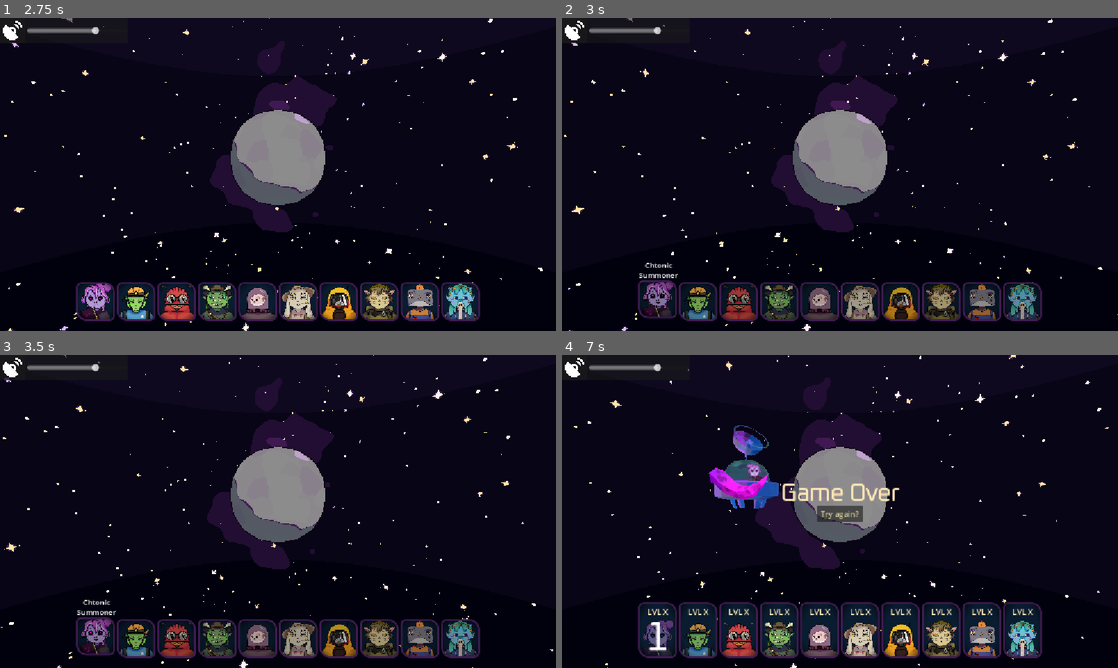
Above: before the commit, frames 1-4 (two rows, left to right).
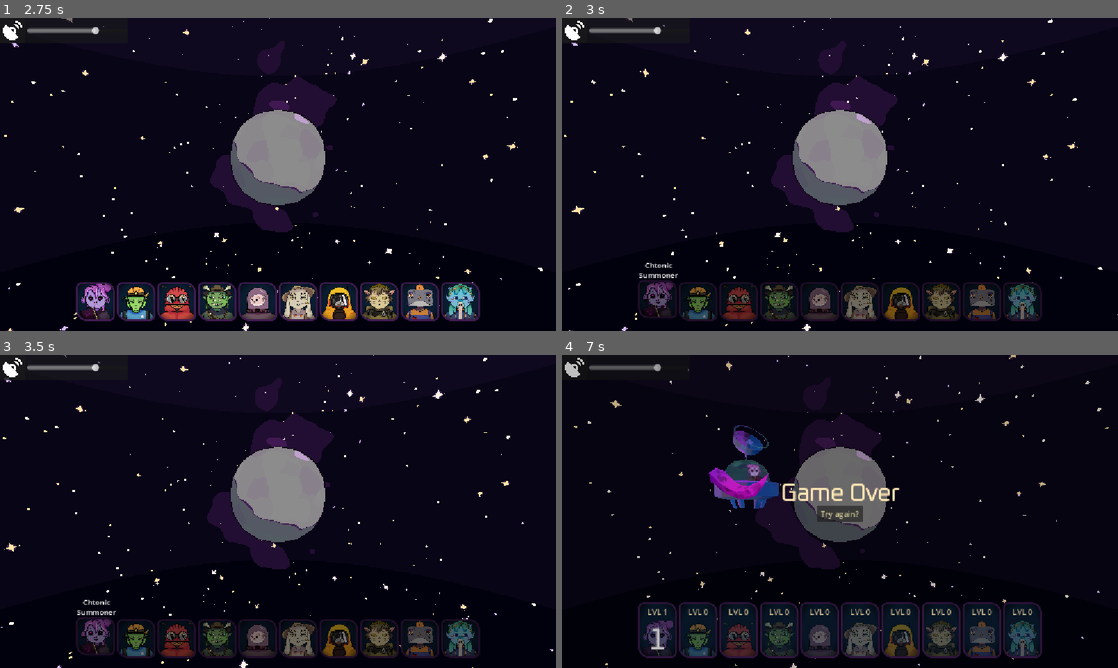
Above: after the commit, the same moments.

Repository: thepunkoff/alienshift
Game: Godot game, scene res://scenes/game.tscn
Same seed, same stepped clock (60 frames per second), same inputs: the game is played once before the commit and once after it.
Inputs (mouse positions are in pixels of both pictures, inside the frame that each line leads up to):
- Up to frame 1 (2.75 s): click "Try again?" at 0.5 s; click "Try again?" at 1.25 s; click "Try again?" at 2 s
- Up to frame 2 (3 s): click "1" at 2.75 s
- Up to frame 3 (3.5 s): no input
- Up to frame 4 (7 s): tap Enter at 3.5, 3.6, 4.35, 5.1, 5.85, 6.6 s; move the mouse to (962, 495) at 3.52 s; click (962, 495) at 3.67 s; tap Space at 3.77, 4.52, 6.02, 6.77 s; move the mouse to (728, 527) at 4.27 s; click (728, 527) at 4.42 s; move the mouse to (895, 442) at 5.02 s; click (895, 442) at 5.17 s; move the mouse to (812, 574) at 5.77 s; click (812, 574) at 5.92 s; move the mouse to (1006, 558) at 6.52 s; click (1006, 558) at 6.67 s

Frame 1 is identical in both runs. In frame 2, 4.2% of the frame differs, in the area x 13-87%, y 83-97%; in frame 3, 4.2%; in frame 4, 9.4%, in the area x 0-99%, y 0-100%.
Error before the commit: Invalid call. Nonexistent function 'release_chel' in base 'Nil'. (res://scripts/entities/construction.gd:61)

Commit message:
core fixes

Diff:
--- a/scenes/game.tscn
+++ b/scenes/game.tscn
@@ -12,6 +12,7 @@
 [ext_resource type="Shader" uid="uid://bbe0ja2p84h6q" path="res://shaders/space_sky.gdshader" id="7_u5sy4"]
 [ext_resource type="Script" uid="uid://bffg87kkq6ugr" path="res://scripts/entities/construction.gd" id="8_construct"]
 [ext_resource type="PackedScene" uid="uid://cyraid8nhxyk" path="res://scenes/ui/entity_button.tscn" id="9_0tnpc"]
+[ext_resource type="Shader" uid="uid://fynj3lal44tx" path="res://shaders/core.gdshader" id="9_8ool0"]
 [ext_resource type="Script" uid="uid://c5wvomhw3o5o3" path="res://scripts/entities/enrichment.gd" id="9_enrichment"]
 [ext_resource type="PackedScene" uid="uid://bmvlgbs3ir8qv" path="res://scenes/ships/ship_core.tscn" id="9_suyxu"]
 [ext_resource type="Script" uid="uid://dagaulcgtgxei" path="res://scripts/entities/life.gd" id="10_qnb83"]
@@ -78,10 +79,35 @@
 }
 point_count = 4
 
-[sub_resource type="StandardMaterial3D" id="StandardMaterial3D_lbhrr"]
+[sub_resource type="ShaderMaterial" id="ShaderMaterial_m4url"]
+render_priority = 0
+shader = ExtResource("9_8ool0")
+shader_parameter/color_center = Color(1, 0.78, 0.35, 1)
+shader_parameter/color_mid = Color(0.95, 0.42, 0.12, 1)
+shader_parameter/color_rim = Color(0.55, 0.12, 0.08, 1)
+shader_parameter/band_mid = 0.45
+shader_parameter/band_center = 0.8
+shader_parameter/band_softness = 0.01
+shader_parameter/swirl_strength = 0.12
+shader_parameter/swirl_scale = 2.5
+shader_parameter/swirl_speed = 1.947
+shader_parameter/crack_amount = 0.0
+shader_parameter/crack_scale = 3.993
+shader_parameter/crack_width = 0.0050000002375
+shader_parameter/crack_color = Color(0, 0, 0, 1)
+shader_parameter/crack_intensity = 2.0
+shader_parameter/crack_pulse_speed = 2.0
+shader_parameter/crack_pulse_amount = 0.25
+shader_parameter/crack_seed = 0.057
+shader_parameter/crack_edge_width = 0.04
+shader_parameter/crack_edge_color = Color(0.12, 0.03, 0.03, 1)
+shader_parameter/brightness = 1.5000000712500001
+shader_parameter/desaturate = 0.2
+shader_parameter/tint = Color(0.5764706, 1, 0.5411765, 1)
+shader_parameter/dim_cracks = false
 
 [sub_resource type="SphereMesh" id="SphereMesh_lbhrr"]
-material = SubResource("StandardMaterial3D_lbhrr")
+material = SubResource("ShaderMaterial_m4url")
 
 [sub_resource type="Animation" id="Animation_lbhrr"]
 length = 0.001
@@ -837,55 +863,74 @@
 grow_horizontal = 2
 grow_vertical = 0
 
-[node name="Summon" parent="CanvasLayer/HBoxContainer" unique_id=606658212 instance=ExtResource("9_0tnpc")]
+[node name="Summon" parent="CanvasLayer/HBoxContainer" unique_id=606658212 node_paths=PackedStringArray("entity") instance=ExtResource("9_0tnpc")]
 layout_mode = 2
 tip_text = "Chtonic Summoner"
+entity = NodePath("../../../Summon")
 texture = ExtResource("19_qnb83")
 
-[node name="Construction" parent="CanvasLayer/HBoxContainer" unique_id=1536897161 instance=ExtResource("9_0tnpc")]
+[node name="Construction" parent="CanvasLayer/HBoxContainer" unique_id=1536897161 node_paths=PackedStringArray("entity") instance=ExtResource("9_0tnpc")]
 layout_mode = 2
 tip_text = "Spaceshack Constructor"
+entity = NodePath("../../../Construction")
 texture = ExtResource("11_264po")
 
-[node name="Core" parent="CanvasLayer/HBoxContainer" unique_id=1664569202 instance=ExtResource("9_0tnpc")]
+[node name="Core" parent="CanvasLayer/HBoxContainer" unique_id=1664569202 node_paths=PackedStringArray("entity") instance=ExtResource("9_0tnpc")]
 layout_mode = 2
 tip_text = "Kernel Charger"
+entity = NodePath("../../../Core")
 texture = ExtResource("12_1kice")
 
-[node name="Crystal" parent="CanvasLayer/HBoxContainer" unique_id=2033335254 instance=ExtResource("9_0tnpc")]
+[node name="Crystal" parent="CanvasLayer/HBoxContainer" unique_id=2033335254 node_paths=PackedStringArray("entity") instance=ExtResource("9_0tnpc")]
 layout_mode = 2
 tip_text = "Geoalchemist"
+entity = NodePath("../../../Crystal")
 texture = ExtResource("13_5newe")
 
-[node name="Enrichment" parent="CanvasLayer/HBoxContainer" unique_id=1492331858 instance=ExtResource("9_0tnpc")]
+[node name="Enrichment" parent="CanvasLayer/HBoxContainer" unique_id=1492331858 node_paths=PackedStringArray("entity") instance=ExtResource("9_0tnpc")]
 layout_mode = 2
 tip_text = "Spooma Enricher"
+entity = NodePath("../../../Enrichment")
 texture = ExtResource("14_37s47")
 
-[node name="Life" parent="CanvasLayer/HBoxContainer" unique_id=189140017 instance=ExtResource("9_0tnpc")]
+[node name="Life" parent="CanvasLayer/HBoxContainer" unique_id=189140017 node_paths=PackedStringArray("entity") instance=ExtResource("9_0tnpc")]
 layout_mode = 2
 tip_text = " Fertility Terravaccinator"
+entity = NodePath("../../../Life")
 texture = ExtResource("15_bt5mj")
 
-[node name="Purifying" parent="CanvasLayer/HBoxContainer" unique_id=460608123 instance=ExtResource("9_0tnpc")]
+[node name="Purifying" parent="CanvasLayer/HBoxContainer" unique_id=460608123 node_paths=PackedStringArray("entity") instance=ExtResource("9_0tnpc")]
 layout_mode = 2
 tip_text = "Irradiator"
+entity = NodePath("../../../Purifying")
 texture = ExtResource("16_e1j6l")
 
-[node name="Pvo" parent="CanvasLayer/HBoxContainer" unique_id=922752817 instance=ExtResource("9_0tnpc")]
+[node name="Pvo" parent="CanvasLayer/HBoxContainer" unique_id=922752817 node_paths=PackedStringArray("entity") instance=ExtResource("9_0tnpc")]
 layout_mode = 2
 tip_text = "Gauss cannon operator"
+entity = NodePath("../../../Pvo")
 texture = ExtResource("17_pl11u")
 
-[node name="Relief" parent="CanvasLayer/HBoxContainer" unique_id=2032888911 instance=ExtResource("9_0tnpc")]
+[node name="Relief" parent="CanvasLayer/HBoxContainer" unique_id=2032888911 node_paths=PackedStringArray("entity") instance=ExtResource("9_0tnpc")]
 layout_mode = 2
 tip_text = "Nuclear Landscaper"
+entity = NodePath("../../../Relief")
 texture = ExtResource("18_bhx41")
 
-[node name="Climate" parent="CanvasLayer/HBoxContainer" unique_id=1723808063 instance=ExtResource("9_0tnpc")]
+[node name="Climate" parent="CanvasLayer/HBoxContainer" unique_id=1723808063 node_paths=PackedStringArray("entity") instance=ExtResource("9_0tnpc")]
 layout_mode = 2
 tip_text = "Nubes Gemiurg"
+entity = NodePath("../../../Climate")
 texture = ExtResource("10_vtaks")
+
+[node name="ColorRect" type="ColorRect" parent="CanvasLayer" unique_id=448677778]
+anchors_preset = 15
+anchor_right = 1.0
+anchor_bottom = 1.0
+grow_horizontal = 2
+grow_vertical = 2
+mouse_filter = 2
+color = Color(0, 0, 0, 0)
 
 [node name="GameOverLabel" type="Label" parent="CanvasLayer" unique_id=435123468]
 anchors_preset = 8
--- a/scenes/planet.tscn
+++ b/scenes/planet.tscn
@@ -227,6 +227,7 @@
 transform = Transform3D(0.8, 0, 0, 0, 0.8, 0, 0, 0, 0.8, 0, 0, 0)
 
 [node name="sludge_new" parent="." unique_id=1241830028 instance=ExtResource("9_8dfcq")]
+visible = false
 
 [node name="sludge_baked" parent="sludge_new" index="0" unique_id=140985686]
 surface_material_override/0 = ExtResource("10_qw1i6")
@@ -244,28 +245,36 @@
 
 [node name="House" parent="." unique_id=27364319 groups=["house"] instance=ExtResource("2_11eka")]
 transform = Transform3D(0.27185985, 0.10470999, -0.07161039, -0.123009, 0.25898278, -0.08829898, 0.031000243, 0.1093789, 0.27762428, 0.7050476, 1.7438171, 0.7364845)
+visible = false
 metadata/chel_house = true
 
 [node name="House2" parent="." unique_id=1511804874 groups=["house"] instance=ExtResource("2_11eka")]
 transform = Transform3D(-0.24800941, 0.07115211, -0.15306444, -0.15950838, -0.009807321, 0.25389153, 0.05521255, 0.29127514, 0.045938883, 0.4790906, -0.06603611, 1.9612523)
+visible = false
 
 [node name="House3" parent="." unique_id=197381467 groups=["house"] instance=ExtResource("2_11eka")]
 transform = Transform3D(0.23810306, -0.13963705, 0.11750926, 0.065432504, 0.24563874, 0.15931164, -0.17036878, -0.100812204, 0.22541378, -0.9402226, 1.6539676, -0.67880213)
+visible = false
 
 [node name="House4" parent="." unique_id=226501783 groups=["house"] instance=ExtResource("2_11eka")]
 transform = Transform3D(-0.25093043, -0.15965442, 0.03929875, 0.13393971, -0.15689991, 0.21781315, -0.09536287, 0.19973202, 0.20251676, -1.0750068, -1.0564591, 1.3448621)
+visible = false
 
 [node name="House5" parent="." unique_id=1340703231 groups=["house"] instance=ExtResource("2_11eka")]
 transform = Transform3D(0.09114595, -0.2733235, -0.083586425, 0.28136984, 0.070384964, 0.07666144, -0.05023381, -0.10168693, 0.2777343, -1.840378, 0.47392574, -0.68469185)
+visible = false
 
 [node name="House6" parent="." unique_id=838802341 groups=["house"] instance=ExtResource("2_11eka")]
 transform = Transform3D(-0.1357786, 0.18434651, -0.19385703, -0.24320145, -0.1756187, 0.003336774, -0.11143266, 0.15866458, 0.22892866, 1.2412663, -1.1824994, 1.0683414)
+visible = false
 
 [node name="House7" parent="." unique_id=2004842834 groups=["house"] instance=ExtResource("2_11eka")]
 transform = Transform3D(0.15307356, 0.19653392, 0.16716132, -0.2397322, 0.18019326, 0.0076726833, -0.095378, -0.13749477, 0.24899444, 1.3233287, 1.2133007, -0.92579806)
+visible = false
 
 [node name="House8" parent="." unique_id=315292112 groups=["house"] instance=ExtResource("2_11eka")]
 transform = Transform3D(0.24915051, -0.10832694, 0.12723722, 0.16657305, 0.14278997, -0.20460807, 0.013321213, 0.24057497, 0.17873512, -0.7294012, 0.9614524, 1.6198713)
+visible = false
 
 [node name="GPUParticlesCollisionSphere3D" type="GPUParticlesCollisionSphere3D" parent="." unique_id=829250652]
 cull_mask = 4293918736
--- a/scenes/ships/ship_core.tscn
+++ b/scenes/ships/ship_core.tscn
@@ -1,11 +1,57 @@
 [gd_scene format=3 uid="uid://bmvlgbs3ir8qv"]
 
 [ext_resource type="Script" uid="uid://bvmjnm05pvj58" path="res://scripts/ships/ship_core.gd" id="1_p61p5"]
-[ext_resource type="PackedScene" uid="uid://b2sj4pto7vnke" path="res://models/ship_core.glb" id="2_bcom5"]
+[ext_resource type="Texture2D" uid="uid://37m7vb37qvt2" path="res://graphics/steam.png" id="3_bcom5"]
+[ext_resource type="PackedScene" uid="uid://cm71txc48yaqn" path="res://models/ship_core_new.glb" id="4_e0vw7"]
+
+[sub_resource type="Gradient" id="Gradient_e0vw7"]
+interpolation_mode = 2
+offsets = PackedFloat32Array(0, 0.5393978, 1)
+colors = PackedColorArray(0.55868196, 0.41778475, 0.15090317, 1, 0.5966669, 0.49941844, 0.547104, 1, 0.44988388, 0.33007956, 0.4364582, 1)
+
+[sub_resource type="GradientTexture1D" id="GradientTexture1D_68l0s"]
+gradient = SubResource("Gradient_e0vw7")
+
+[sub_resource type="Curve" id="Curve_bcom5"]
+_data = [Vector2(0, 0.4052987), 0.0, 0.0, 0, 0, Vector2(1, 0), 0.0, 0.0, 0, 0]
+point_count = 2
+
+[sub_resource type="CurveTexture" id="CurveTexture_e0vw7"]
+curve = SubResource("Curve_bcom5")
+
+[sub_resource type="ParticleProcessMaterial" id="ParticleProcessMaterial_0505w"]
+emission_shape = 1
+emission_sphere_radius = 0.53
+direction = Vector3(0, 1, 0)
+initial_velocity_max = 6.47
+gravity = Vector3(0, 0, 0)
+scale_curve = SubResource("CurveTexture_e0vw7")
+color_initial_ramp = SubResource("GradientTexture1D_68l0s")
+
+[sub_resource type="StandardMaterial3D" id="StandardMaterial3D_p61p5"]
+render_priority = 1
+transparency = 1
+vertex_color_use_as_albedo = true
+albedo_texture = ExtResource("3_bcom5")
+billboard_mode = 3
+billboard_keep_scale = true
+particles_anim_h_frames = 1
+particles_anim_v_frames = 1
+particles_anim_loop = false
+
+[sub_resource type="QuadMesh" id="QuadMesh_p61p5"]
+material = SubResource("StandardMaterial3D_p61p5")
 
 [node name="ShipCore" type="Node3D" unique_id=2067125825]
 script = ExtResource("1_p61p5")
 
-[node name="ship_core2" parent="." unique_id=244220894 instance=ExtResource("2_bcom5")]
+[node name="GPUParticles3D" type="GPUParticles3D" parent="." unique_id=1282862310]
+transform = Transform3D(1, 0, 0, 0, 1, 0, 0, 0, 1, 0, -1.9368297, 0.0910645)
+emitting = false
+amount = 20
+process_material = SubResource("ParticleProcessMaterial_0505w")
+draw_pass_1 = SubResource("QuadMesh_p61p5")
 
-[editable path="ship_core2"]
+[node name="ship_core_new" parent="." unique_id=225768432 instance=ExtResource("4_e0vw7")]
+
+[editable path="ship_core_new"]
--- a/scenes/ui/entity_button.tscn
+++ b/scenes/ui/entity_button.tscn
@@ -2,7 +2,6 @@
 
 [ext_resource type="Script" uid="uid://c3v6p6ed6b2lb" path="res://scripts/ui/entity_button.gd" id="1_0rud4"]
 [ext_resource type="FontFile" uid="uid://b5g7e7xq8d4wn" path="res://fonts/Oxanium-VariableFont_wght.ttf" id="2_0rud4"]
-[ext_resource type="Texture2D" uid="uid://ds5wfd3vr6lf1" path="res://graphics/climate.png" id="2_4nej8"]
 
 [sub_resource type="StyleBoxFlat" id="StyleBoxFlat_14kd5"]
 bg_color = Color(0.039215688, 0.10980392, 0.1882353, 1)
@@ -99,7 +98,6 @@
 anchor_bottom = 1.0
 grow_horizontal = 2
 grow_vertical = 2
-texture = ExtResource("2_4nej8")
 expand_mode = 1
 stretch_mode = 5
 
@@ -109,13 +107,17 @@
 anchors_preset = 15
 anchor_right = 1.0
 anchor_bottom = 1.0
+offset_left = -7.5
+offset_top = -4.0
+offset_right = 7.5
+offset_bottom = 13.0
 grow_horizontal = 2
 grow_vertical = 2
 mouse_filter = 1
 theme_override_colors/font_outline_color = Color(1, 1, 1, 1)
 theme_override_constants/outline_size = 6
 theme_override_fonts/font = ExtResource("2_0rud4")
-theme_override_font_sizes/font_size = 79
+theme_override_font_sizes/font_size = 59
 text = "1"
 horizontal_alignment = 1
 vertical_alignment = 1
--- a/scripts/entities/core.gd
+++ b/scripts/entities/core.gd
@@ -39,7 +39,7 @@
 	register_states({
 		1: State.create(STATE_TAKEN_OUT), # первое состояние - всегда уровень 1!
 		3: State.create(STATE_CRACKED),
-		7: State.create(STATE_PUT_INSIDE)
+		6: State.create(STATE_PUT_INSIDE)
 	})
 
 
@@ -94,12 +94,14 @@
 	await _ship.extend_drill()
 
 	tween = create_tween()
+	tween.tween_callback(_ship.enable_dust)
 	tween.tween_interval(Helpers.duration(0.2))
 	var init: Vector3 = _ship.position
 	var target: Vector3 = _ship.position - _ship.transform.basis.y * 0.6
 	tween.tween_property(_ship, "position", target, Helpers.duration(2))
 	tween.tween_interval(Helpers.duration(0.5))
 	tween.tween_property(_ship, "position", init, Helpers.duration(2))
+	tween.tween_callback(_ship.disable_dust)
 	await tween.finished
 
 	await _ship.remove_drill()
@@ -113,10 +115,10 @@
 
 func crack():
 	print("Ядро трескается")
-	var mat := _core.get_active_material(0).duplicate() as StandardMaterial3D
+	var mat := _core.get_active_material(0).duplicate() as ShaderMaterial
 	_core.set_surface_override_material(0, mat)
 	var tween: Tween = create_tween()
-	tween.tween_property(mat, "albedo_color", Color.RED, Helpers.duration(1.0))
+	tween.tween_property(mat, "shader_parameter/crack_amount", 1.0, 2.0)
 	await tween.finished
 
 
@@ -124,6 +126,8 @@
 	print("Корабль возвращает ядро обратно")
 	_core_animation_player.play_backwards("take_out")
 	await _core_animation_player.animation_finished
+
+	await _ship.disable_light()
 
 	var tween: Tween = create_tween()
 	tween.tween_property(_ship_path_follow, "progress_ratio", 0, Helpers.duration(4))
@@ -133,7 +137,9 @@
 func core_purified():
 	var mat := _core.get_active_material(0)
 	var tween: Tween = create_tween()
-	tween.tween_property(mat, "albedo_color", Color.ORANGE, Helpers.duration(1.0))
+	tween.tween_property(mat, "shader_parameter/crack_amount", 0, 2.0)
+	tween.parallel()
+	tween.tween_property(mat, "shader_parameter/tint", Color.WHITE, 2.0)
 	await tween.finished
 
 
@@ -141,7 +147,9 @@
 	print("Очищение рано сработало на ядро, ядро тускнеет")
 	var mat := _core.get_active_material(0)
 	var tween: Tween = create_tween()
-	tween.tween_property(mat, "albedo_color", Color.DARK_GRAY, Helpers.duration(1.0))
+	tween.tween_property(mat, "shader_parameter/desaturate", 0.8, 2.0)
+	tween.parallel()
+	tween.tween_property(mat, "shader_parameter/brightness", 0.5, 2.0)
 	await tween.finished
 
 
--- a/scripts/entities/summon.gd
+++ b/scripts/entities/summon.gd
@@ -58,13 +58,15 @@
 	tween.tween_property(_monster_path_follow, "progress_ratio", 1, Helpers.duration(2))
 	await tween.finished
 
-	_monster_waiting = true
+	await _monster_visit()
+	# _monster_waiting = true
 
 
 func run_after_evolve() -> void:
-	if _monster_waiting:
-		await _monster_visit()
-		_monster_waiting = false
+	pass
+	# if _monster_waiting:
+	# 	await _monster_visit()
+	# 	_monster_waiting = false
 
 
 func _monster_visit() -> void:
--- a/scripts/game.gd
+++ b/scripts/game.gd
@@ -6,6 +6,7 @@
 @onready var _buttons_parent: Node = $CanvasLayer/HBoxContainer
 @onready var _game_over_label: Label = $CanvasLayer/GameOverLabel
 @onready var _try_again_button: Button = $CanvasLayer/TryAgainButton
+@onready var _dark: ColorRect = $CanvasLayer/ColorRect
 
 @onready var _entities: Array[Node] = get_tree().get_nodes_in_group("entity")
 
@@ -69,8 +70,6 @@
 func _input(event: InputEvent) -> void:
 	if event is InputEventKey and event.keycode == KEY_SPACE and event.pressed == true:
 		_end_game()
-	if event is InputEventKey and event.keycode == KEY_ENTER and event.pressed == true:
-		_construction.added_people()
 
 
 func _activate(button: EntityButton) -> void:
@@ -93,7 +92,6 @@
 	if not await _try_end_game():
 		for b in _button_entities:
 			b.disabled = b.get_meta("used", false)
-
 
 
 func _evolve(except: Entity) -> void:
@@ -143,6 +141,8 @@
 
 	var tween: Tween = create_tween()
 	tween.tween_property(_game_over_label, "visible_ratio", 1, 2)
+	tween.parallel()
+	tween.tween_property(_dark, "color", Color.html("#00000040"), 0.7)
 	tween.tween_property(_try_again_button, "self_modulate:a", 1, 0.7)
 	await tween.finished
 
--- a/scripts/planet.gd
+++ b/scripts/planet.gd
@@ -34,10 +34,12 @@
 func _ready() -> void:
 	if not Engine.is_editor_hint():
 		for house: Node3D in get_tree().get_nodes_in_group("house"):
+			house.show()
 			house.position = house.position.normalized() # топим внутри планеты
 
-		_sludge_animation_tree.active = false
-		_sludge_base.scale = Vector3.ONE * 0.85
+	_sludge_base.show()
+	_sludge_animation_tree.active = false
+	_sludge_base.scale = Vector3.ONE * 0.85
 
 func change_landscape():
 	var tween: Tween = create_tween()
--- a/scripts/ships/ship_core.gd
+++ b/scripts/ships/ship_core.gd
@@ -6,6 +6,7 @@
 var light_tween: Tween
 
 @onready var _mesh: MeshInstance3D = $ship_core2/ship_core
+@onready var _dust: GPUParticles3D = $GPUParticles3D
 
 
 func extend_drill():
@@ -14,6 +15,14 @@
 	drill_tween = create_tween()
 	drill_tween.tween_property(_mesh, "blend_shapes/drill", 1, Helpers.duration(1))
 	await drill_tween.finished
+
+
+func enable_dust():
+	_dust.emitting = true
+
+
+func disable_dust():
+	_dust.emitting = false
 
 
 func remove_drill():
@@ -30,3 +39,11 @@
 	light_tween = create_tween()
 	light_tween.tween_property(_mesh, "blend_shapes/light", 1, Helpers.duration(1))
 	await light_tween.finished
+
+
+func disable_light():
+	if light_tween:
+		light_tween.kill()
+	light_tween = create_tween()
+	light_tween.tween_property(_mesh, "blend_shapes/light", 0, Helpers.duration(1))
+	await light_tween.finished
--- a/scripts/ui/entity_button.gd
+++ b/scripts/ui/entity_button.gd
@@ -5,6 +5,7 @@
 signal pressed
 
 @export var tip_text: String = ""
+@export var entity: Entity
 
 @onready var texture_rect: TextureRect = $Panel/Panel/MarginContainer/Button/TextureRect
 @onready var button: Button = $Panel/Panel/MarginContainer/Button
@@ -31,12 +32,12 @@
 		disabled = value
 		if button and panel and texture_rect:
 			button.disabled = value
-			panel.self_modulate = Color.GRAY if value else Color.WHITE
-			texture_rect.self_modulate = Color.GRAY if value else Color.WHITE
+			panel_outer.modulate = Color.html("#838383") if value else Color.WHITE
 
 
 func enable_score(delay: float):
 	order_label.text = str(get_meta("order", ""))
+	score_label.text = "LVL %d" % [entity.level]
 	var tween: Tween = create_tween()
 	tween.tween_interval(delay)
 	tween.tween_property(panel_outer, "size:y", 115, 0.2)
--- /dev/null
+++ b/shaders/core.gdshader
@@ -0,0 +1,167 @@
+shader_type spatial;
+// Unshaded toon planet core.
+//  - Hard-banded body color (bright center -> dark rim, view based).
+//  - Optional slow "swirl" noise that wobbles the band borders.
+//  - Progressive cracks: Voronoi cell edges, revealed one by one as
+//    crack_amount goes 0 -> 1 (each edge has its own random threshold).
+//  - Dimming: brightness / desaturation / tint to sit in the game's palette.
+render_mode unshaded, cull_back, shadows_disabled;
+
+// ---- Body (toon bands, center -> rim) ----
+uniform vec3 color_center : source_color = vec3(1.0, 0.78, 0.35);
+uniform vec3 color_mid : source_color = vec3(0.95, 0.42, 0.12);
+uniform vec3 color_rim : source_color = vec3(0.55, 0.12, 0.08);
+// Band borders in "facing" space (1 = facing camera, 0 = silhouette).
+uniform float band_mid : hint_range(0.0, 1.0) = 0.45;
+uniform float band_center : hint_range(0.0, 1.0) = 0.8;
+// 0 = hard toon edges, small values soften them slightly (anti-alias).
+uniform float band_softness : hint_range(0.0, 0.1) = 0.01;
+
+// ---- Swirl (wobbles band borders, animated) ----
+uniform float swirl_strength : hint_range(0.0, 0.5) = 0.12;
+uniform float swirl_scale = 2.5;
+uniform float swirl_speed = 0.15;
+
+// ---- Cracks ----
+// 0 = no cracks, 1 = every cell edge cracked.
+uniform float crack_amount : hint_range(0.0, 1.0) = 0.0;
+uniform float crack_scale = 3.0;       // cells per unit (object space)
+uniform float crack_width : hint_range(0.0, 0.3) = 0.06;
+uniform vec3 crack_color : source_color = vec3(1.0, 0.95, 0.7);
+// > 1 pushes cracks into HDR so they bloom with WorldEnvironment glow.
+uniform float crack_intensity = 2.0;
+uniform float crack_pulse_speed = 2.0;
+uniform float crack_pulse_amount : hint_range(0.0, 1.0) = 0.25;
+uniform float crack_seed = 0.0;
+// Dark lip on both sides of a crack, reads well in toon style.
+uniform float crack_edge_width : hint_range(0.0, 0.3) = 0.04;
+uniform vec3 crack_edge_color : source_color = vec3(0.12, 0.03, 0.03);
+
+// ---- Dimming / game alignment ----
+uniform float brightness : hint_range(0.0, 2.0) = 0.6;
+uniform float desaturate : hint_range(0.0, 1.0) = 0.2;
+uniform vec3 tint : source_color = vec3(1.0);
+// Whether dimming also applies to cracks (off = cracks stay bright).
+uniform bool dim_cracks = false;
+
+varying vec3 obj_pos;
+
+vec3 hash33(vec3 p) {
+	p = vec3(dot(p, vec3(127.1, 311.7, 74.7)),
+			dot(p, vec3(269.5, 183.3, 246.1)),
+			dot(p, vec3(113.5, 271.9, 124.6)));
+	return fract(sin(p + crack_seed) * 43758.5453);
+}
+
+float hash13(vec3 p) {
+	return fract(sin(dot(p, vec3(12.9898, 78.233, 37.719)) + crack_seed) * 43758.5453);
+}
+
+float value_noise(vec3 p) {
+	vec3 i = floor(p);
+	vec3 f = fract(p);
+	f = f * f * (3.0 - 2.0 * f);
+	float n000 = hash13(i);
+	float n100 = hash13(i + vec3(1.0, 0.0, 0.0));
+	float n010 = hash13(i + vec3(0.0, 1.0, 0.0));
+	float n110 = hash13(i + vec3(1.0, 1.0, 0.0));
+	float n001 = hash13(i + vec3(0.0, 0.0, 1.0));
+	float n101 = hash13(i + vec3(1.0, 0.0, 1.0));
+	float n011 = hash13(i + vec3(0.0, 1.0, 1.0));
+	float n111 = hash13(i + vec3(1.0, 1.0, 1.0));
+	return mix(mix(mix(n000, n100, f.x), mix(n010, n110, f.x), f.y),
+			mix(mix(n001, n101, f.x), mix(n011, n111, f.x), f.y), f.z);
+}
+
+// Distance to the nearest Voronoi edge + ids of the two cells sharing it.
+// Uses the proper bisector distance (not F2-F1) so width is uniform.
+void voronoi_edge(vec3 p, out float edge_dist, out vec3 cell_a, out vec3 cell_b) {
+	vec3 ip = floor(p);
+	vec3 fp = fract(p);
+
+	vec3 mr = vec3(0.0);
+	vec3 mg = vec3(0.0);
+	float md = 1e9;
+	for (int z = -1; z <= 1; z++) {
+	for (int y = -1; y <= 1; y++) {
+	for (int x = -1; x <= 1; x++) {
+		vec3 g = vec3(float(x), float(y), float(z));
+		vec3 r = g + hash33(ip + g) - fp;
+		float d = dot(r, r);
+		if (d < md) { md = d; mr = r; mg = g; }
+	}}}
+
+	edge_dist = 1e9;
+	vec3 other = mg;
+	for (int z = -2; z <= 2; z++) {
+	for (int y = -2; y <= 2; y++) {
+	for (int x = -2; x <= 2; x++) {
+		vec3 g = mg + vec3(float(x), float(y), float(z));
+		vec3 r = g + hash33(ip + g) - fp;
+		vec3 diff = r - mr;
+		if (dot(diff, diff) > 1e-5) {
+			float d = dot(0.5 * (mr + r), normalize(diff));
+			if (d < edge_dist) { edge_dist = d; other = g; }
+		}
+	}}}
+	cell_a = ip + mg;
+	cell_b = ip + other;
+}
+
+vec3 dim_color(vec3 c) {
+	float l = dot(c, vec3(0.299, 0.587, 0.114));
+	c = mix(c, vec3(l), desaturate);
+	return c * tint * brightness;
+}
+
+void vertex() {
+	obj_pos = VERTEX;
+}
+
+void fragment() {
+	// --- Toon body ---
+	float facing = clamp(dot(normalize(NORMAL), normalize(VIEW)), 0.0, 1.0);
+	float swirl = value_noise(obj_pos * swirl_scale + vec3(0.0, TIME * swirl_speed, 0.0)) - 0.5;
+	facing += swirl * swirl_strength;
+
+	float s = max(band_softness, 1e-4);
+	vec3 body = color_rim;
+	body = mix(body, color_mid, smoothstep(band_mid - s, band_mid + s, facing));
+	body = mix(body, color_center, smoothstep(band_center - s, band_center + s, facing));
+	body = dim_color(body);
+
+	vec3 col = body;
+
+	// --- Cracks ---
+	if (crack_amount > 0.0) {
+		float edge;
+		vec3 ca;
+		vec3 cb;
+		voronoi_edge(obj_pos * crack_scale, edge, ca, cb);
+
+		// Same id for both sides of an edge -> stable per-edge threshold.
+		float edge_id = hash13(min(ca, cb) * 1.7 + max(ca, cb) * 3.1);
+		// Edges ramp in width as crack_amount passes their threshold.
+		float grow = clamp((crack_amount - edge_id) * 8.0, 0.0, 1.0);
+
+		float w = crack_width * grow;
+		float lip = (crack_width + crack_edge_width) * grow;
+		float aa = fwidth(edge);
+
+		float lip_mask = 1.0 - smoothstep(lip - aa, lip + aa, edge);
+		float crack_mask = 1.0 - smoothstep(w - aa, w + aa, edge);
+
+		float pulse = 1.0 - crack_pulse_amount * (0.5 + 0.5 * sin(TIME * crack_pulse_speed + edge_id * 6.2831));
+		vec3 glow = crack_color * crack_intensity * pulse;
+		vec3 lip_col = crack_edge_color;
+		if (dim_cracks) {
+			glow = dim_color(glow);
+			lip_col = dim_color(lip_col);
+		}
+
+		col = mix(col, lip_col, lip_mask * step(1e-4, grow));
+		col = mix(col, glow, crack_mask * step(1e-4, grow));
+	}
+
+	ALBEDO = col;
+}
Not shown, added: shaders/core.gdshader.uid
